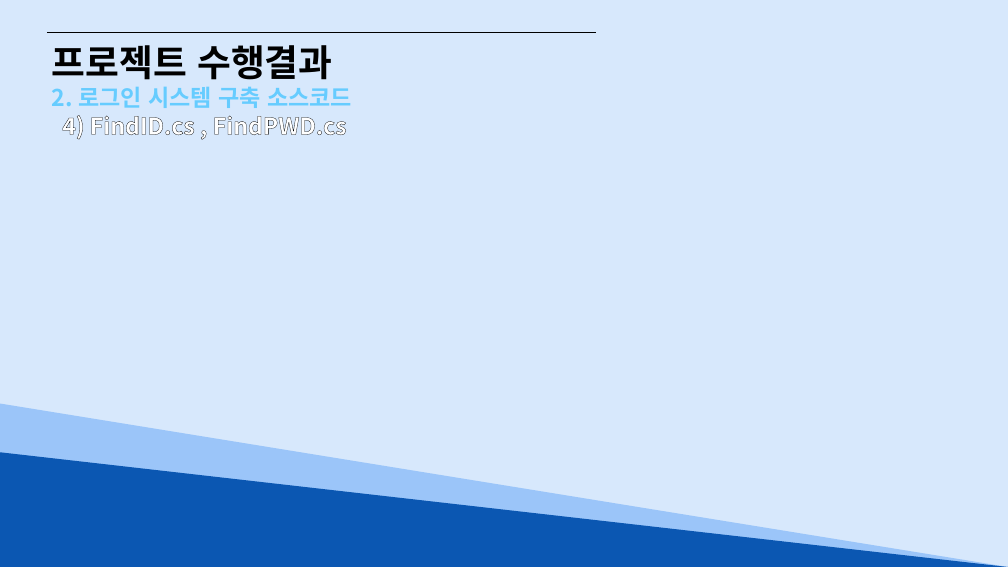
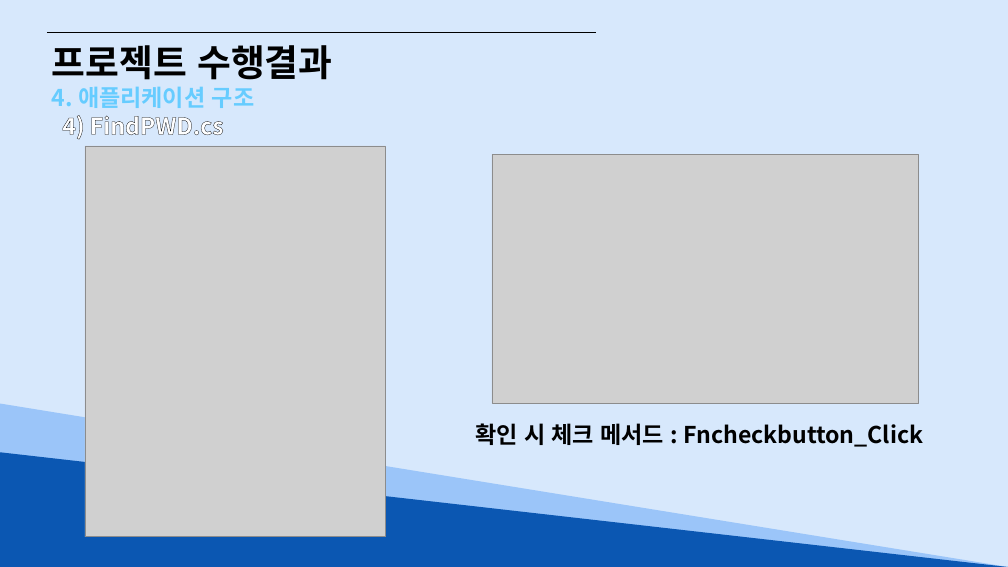
Before and after one commit to Hyno2/CSharpProject, a slide deck: slide 24 of 앉아써 팀(대구광역시 맛집데이터 조회시스템).pptx (slide 17 before the commit). Drawn at 1008x567 pixels with LibreOffice and Linux fonts; fonts in the diff are those of the drawing; grey boxes stand for pictures. Boxes give left, top, right and bottom in pixels: in the first picture for what was removed or moved away, otherwise in the second. Text is boxed around its words. In the diff, an @@ line names an element or a change of style, - is before the commit and + after.

```diff
--- a/앉아써 팀(대구광역시 맛집데이터 조회시스템).pptx
+++ b/앉아써 팀(대구광역시 맛집데이터 조회시스템).pptx
@@ text at <box>52,86,254,140</box>: text changed @@
-2. 로그인 시스템 구축 소스코드
-4) FindID.cs , FindPWD.cs
+4. 애플리케이션 구조
+4) FindPWD.cs
@@ picture added at <box>85,146,386,537</box> @@
@@ picture added at <box>492,154,920,404</box> @@
@@ text added at <box>475,423,923,447</box>, 22 pt, text #000000, bold @@
+확인 시 체크 메서드 : Fncheckbutton_Click
```
Also in this commit, not shown: 12 other slides changed, 3 slides added, 14 slides removed, 2 other files.
